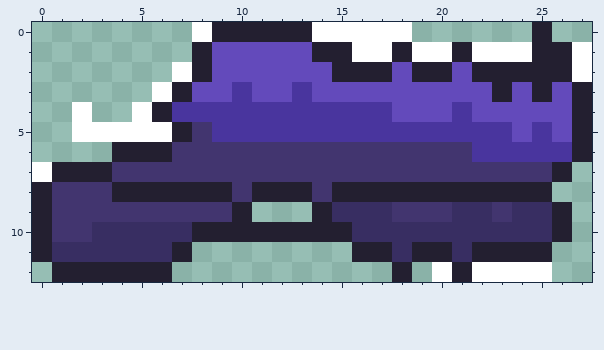
One commit to this pixel-art sprite: Items/Guns/EvolutionGun/WG2.png. This is how it looked before the edit.
Rulers count pixels.
After the commit:
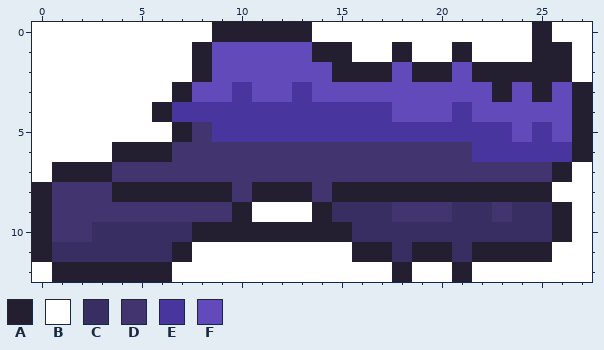
Palette (. is transparent): A #231f30  B #ffffff  C #382e62  D #42356f  E #49359e  F #634abb
The exact change:
{"change": "file 28x13 -> 56x26 pixels (blocks of 1x1 -> 2x2; one block is one cell here)"}
{"y":0,"x":0,"old":"........","new":"BBBBBBBB"}
{"y":0,"x":19,"old":"......","new":"BBBBBB"}
{"y":0,"x":26,"old":"..","new":"BB"}
{"y":1,"x":0,"old":"........","new":"BBBBBBBB"}
{"y":2,"x":0,"old":".......","new":"BBBBBBB"}
{"y":3,"x":0,"old":"......","new":"BBBBBB"}
{"y":4,"x":0,"old":"..","new":"BB"}
{"y":4,"x":3,"old":"..","new":"BB"}
{"y":5,"x":0,"old":"..","new":"BB"}
{"y":6,"x":0,"old":"....","new":"BBBB"}
{"y":7,"x":27,"old":".","new":"B"}
{"y":8,"x":26,"old":"..","new":"BB"}
{"y":9,"x":11,"old":"...","new":"BBB"}
{"y":9,"x":27,"old":".","new":"B"}
{"y":10,"x":27,"old":".","new":"B"}
{"y":11,"x":8,"old":"........","new":"BBBBBBBB"}
{"y":11,"x":26,"old":"..","new":"BB"}
{"y":12,"x":0,"old":".","new":"B"}
{"y":12,"x":7,"old":"...........","new":"BBBBBBBBBBB"}
{"y":12,"x":19,"old":".","new":"B"}
{"y":12,"x":26,"old":"..","new":"BB"}
{"label":"added","picture_box":[32,22,592,282]}
